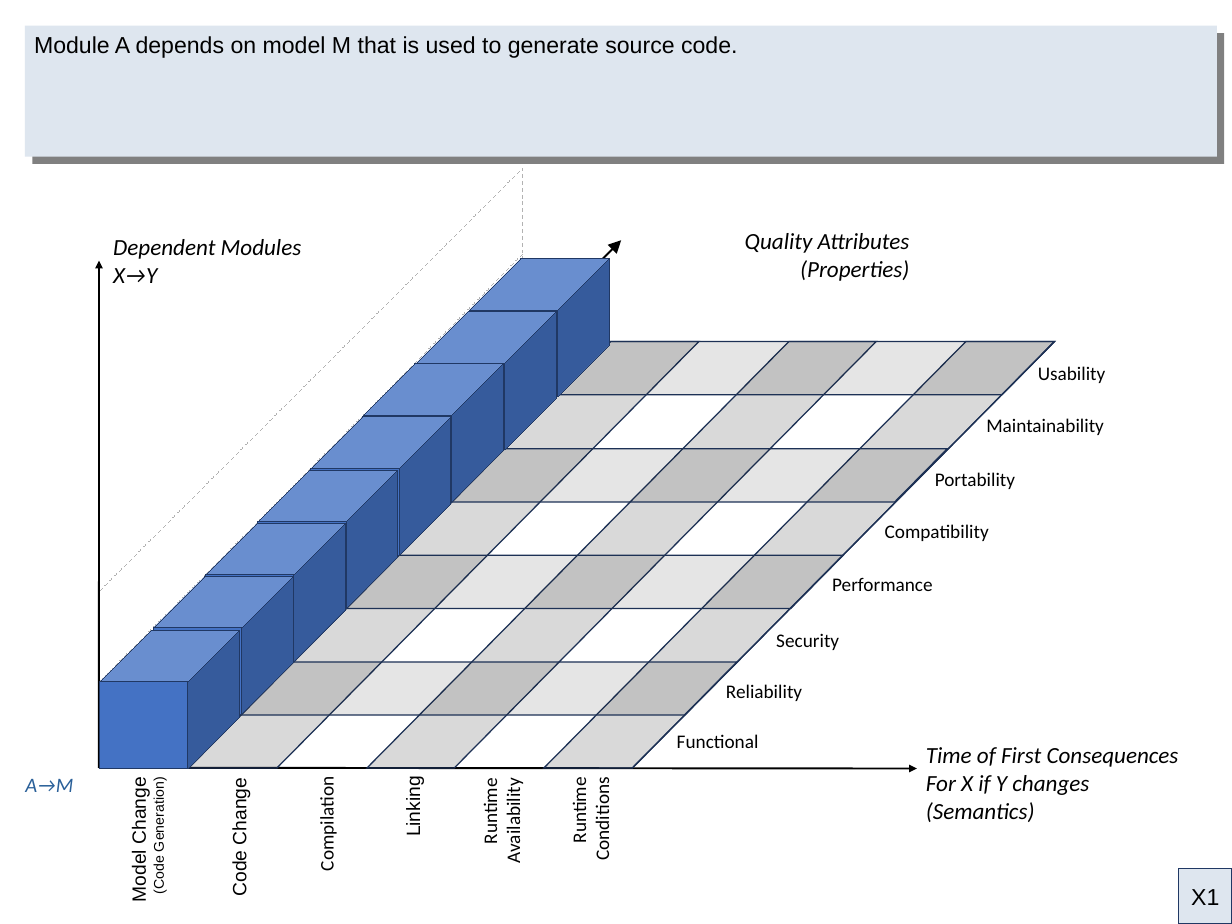
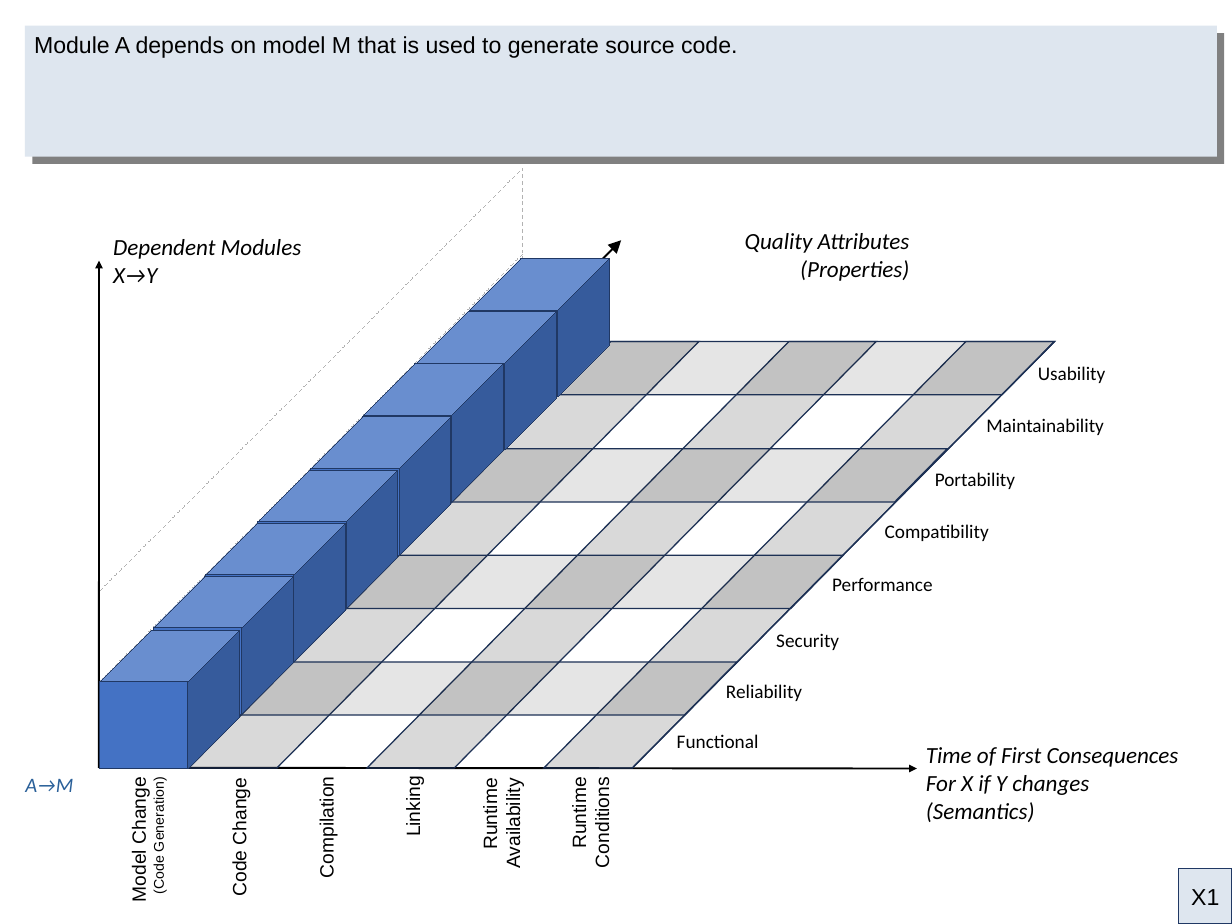
Before and after one commit to dirkengel/articles, a slide deck: slide 4 of ADependencyFlipBook.odp. Drawn at 1232x924 pixels with LibreOffice and Linux fonts; fonts in the diff are those of the drawing. Boxes give left, top, right and bottom in pixels: in the first picture for what was removed or moved away, otherwise in the second. Text is boxed around its words. In the diff, an @@ line names an element or a change of style, - is before the commit and + after.

```diff
--- a/ADependencyFlipBook.odp
+++ b/ADependencyFlipBook.odp
@@ font Calibri to Arial in 3 elements at [316, 787, 337, 875], [480, 785, 524, 866], [569, 784, 613, 865] @@
```
Also in this commit, not shown: 18 other slides changed, 1 other file.
